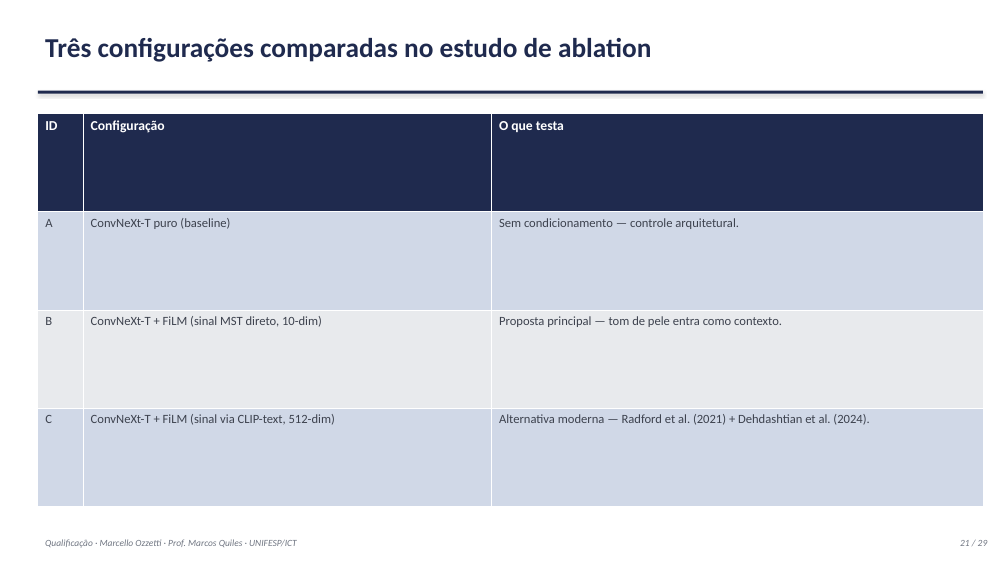
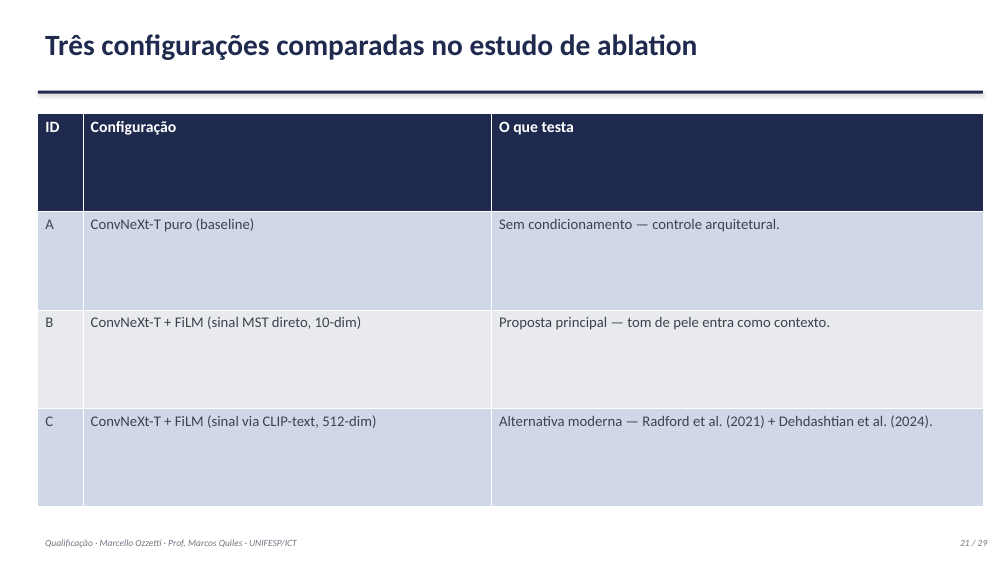
Before and after one commit to marcellozzetti/Facial-Recognition-Models-Mitigating-Bias, a slide deck: slide 21 of docs/ativo/material_qualificacao_2026-09-30.pptx. Drawn at 1008x567 pixels with LibreOffice and Linux fonts; fonts in the diff are those of the drawing. Boxes give left, top, right and bottom in pixels: in the first picture for what was removed or moved away, otherwise in the second. Text is boxed around its words. In the diff, an @@ line names an element or a change of style, - is before the commit and + after.

```diff
--- a/docs/ativo/material_qualificacao_2026-09-30.pptx
+++ b/docs/ativo/material_qualificacao_2026-09-30.pptx
@@ text "Três configurações comparadas no estudo ..." at (45,34,697,60): size 26 to 28 pt @@
@@ table at (38,113,983,507) @@
@@ size 13 to 15 pt in "ID", "Configuração", "O que testa" @@
@@ size 12 to 14 pt @@
```
Also in this commit, not shown: 27 other slides changed, 4 other files.
